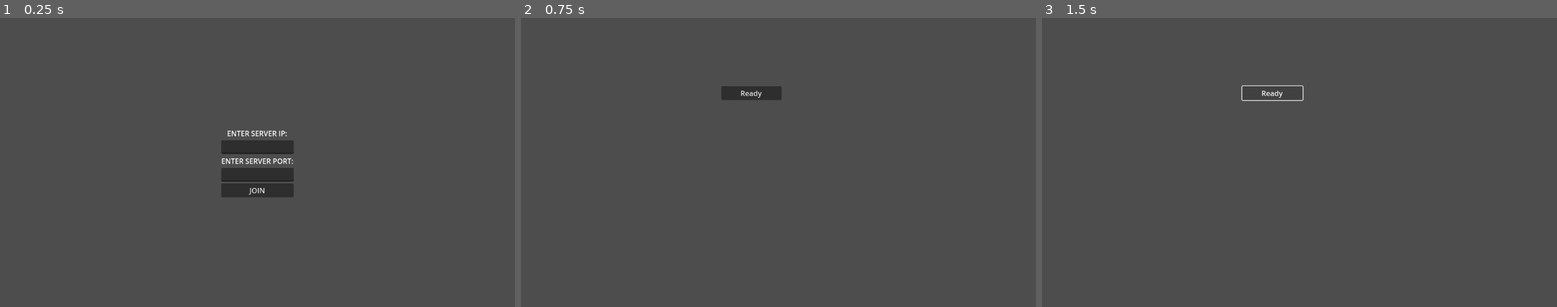
Above: before the commit, frames 1-3 (left to right).
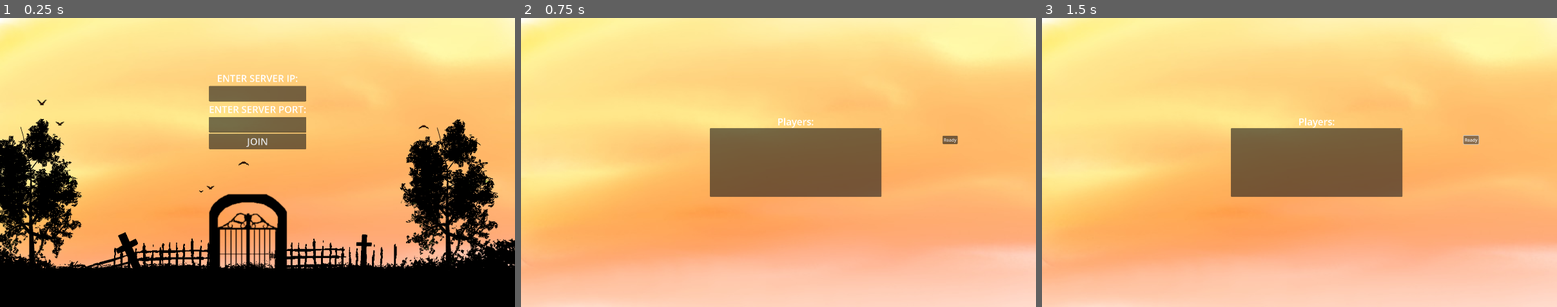
Above: after the commit, the same moments.

Repository: miikapalosaari/werewolfgame
Game: Godot game, scene res://scenes/MainMenu.tscn
Two runs of this game, one before a commit and one after it. Both use one fixed random seed, a clock stepped at 60 frames per second and the inputs below.
Inputs:
- Up to frame 1 (0.25 s): no input
- Up to frame 2 (0.75 s): click "JOIN" at 0.5 s
- Up to frame 3 (1.5 s): click "Ready" at 1.25 s

The runs differ from the first frame. In frame 1, 100% of the frame differs, in the area x 0-100%, y 0-100%; in frame 2, 100%; in frame 3, 100%.

Commit message:
Lisätty korttien taka- ja etupuolen kuvat sekä taustakuvat. Päivitetty käyttöliittymiä ja korjattu clientmanager ja lobby skriptit toimivasti päivittämään clienttien käyttöliittymät.

Diff:
--- a/project.godot
+++ b/project.godot
@@ -22,6 +22,11 @@
 GameManager="*res://scripts/GameManager.gd"
 ClientManager="*res://scripts/ClientManager.gd"
 
+[display]
+
+window/size/viewport_width=1920
+window/size/viewport_height=1080
+
 [rendering]
 
 renderer/rendering_method="gl_compatibility"
--- a/scenes/LobbyScene.tscn
+++ b/scenes/LobbyScene.tscn
@@ -1,27 +1,44 @@
-[gd_scene load_steps=2 format=3 uid="uid://bno6v5u83fy4k"]
+[gd_scene load_steps=3 format=3 uid="uid://bno6v5u83fy4k"]
 
 [ext_resource type="Script" path="res://scripts/Lobby.gd" id="1_o73ge"]
+[ext_resource type="Texture2D" uid="uid://cwenv1rny5qno" path="res://images/BackgroundColor.png" id="2_681bj"]
 
 [node name="LobbyScene" type="Control"]
 layout_mode = 3
-anchors_preset = 0
-offset_left = 515.0
-offset_top = 217.0
-offset_right = 515.0
-offset_bottom = 217.0
+anchors_preset = 8
+anchor_left = 0.5
+anchor_top = 0.5
+anchor_right = 0.5
+anchor_bottom = 0.5
+grow_horizontal = 2
+grow_vertical = 2
 script = ExtResource("1_o73ge")
 
-[node name="VBoxContainer" type="VBoxContainer" parent="."]
+[node name="Background" type="TextureRect" parent="."]
 layout_mode = 1
 anchors_preset = 8
 anchor_left = 0.5
 anchor_top = 0.5
 anchor_right = 0.5
 anchor_bottom = 0.5
-offset_left = -67.5
-offset_top = -64.0
-offset_right = 67.5
-offset_bottom = 64.0
+offset_left = -960.0
+offset_top = -540.0
+offset_right = 960.0
+offset_bottom = 540.0
+grow_horizontal = 2
+grow_vertical = 2
+texture = ExtResource("2_681bj")
+
+[node name="VBoxContainer" type="VBoxContainer" parent="."]
+layout_mode = 1
+anchors_preset = 14
+anchor_top = 0.5
+anchor_right = 1.0
+anchor_bottom = 0.5
+offset_left = 612.0
+offset_top = -100.0
+offset_right = 668.0
+offset_bottom = -69.0
 grow_horizontal = 2
 grow_vertical = 2
 size_flags_horizontal = 4
@@ -29,6 +46,60 @@
 
 [node name="ReadyButton" type="Button" parent="VBoxContainer"]
 layout_mode = 2
+size_flags_vertical = 4
 text = "Ready"
 
+[node name="Panel" type="Panel" parent="."]
+layout_mode = 1
+anchors_preset = 8
+anchor_left = 0.5
+anchor_top = 0.5
+anchor_right = 0.5
+anchor_bottom = 0.5
+offset_left = -256.0
+offset_top = -128.0
+offset_right = 384.0
+offset_bottom = 128.0
+grow_horizontal = 2
+grow_vertical = 2
+
+[node name="Label" type="Label" parent="Panel"]
+layout_mode = 1
+anchors_preset = 5
+anchor_left = 0.5
+anchor_right = 0.5
+offset_left = -68.0
+offset_top = -50.0
+offset_right = 68.0
+grow_horizontal = 2
+size_flags_horizontal = 4
+size_flags_vertical = 0
+theme_override_font_sizes/font_size = 36
+text = "Players:"
+horizontal_alignment = 1
+
+[node name="PlayersContainer" type="VBoxContainer" parent="Panel"]
+custom_minimum_size = Vector2(640, 256)
+layout_mode = 1
+anchors_preset = 8
+anchor_left = 0.5
+anchor_top = 0.5
+anchor_right = 0.5
+anchor_bottom = 0.5
+offset_left = -320.0
+offset_top = -128.0
+offset_right = 320.0
+offset_bottom = 128.0
+grow_horizontal = 2
+grow_vertical = 2
+
+[node name="ScrollContainer" type="ScrollContainer" parent="Panel/PlayersContainer"]
+clip_contents = false
+layout_mode = 2
+
+[node name="PlayerList" type="VBoxContainer" parent="Panel/PlayersContainer/ScrollContainer"]
+custom_minimum_size = Vector2(640, 196)
+layout_mode = 2
+size_flags_horizontal = 3
+
 [connection signal="pressed" from="VBoxContainer/ReadyButton" to="." method="_on_ready_button_pressed"]
--- a/scenes/MainMenu.tscn
+++ b/scenes/MainMenu.tscn
@@ -1,15 +1,35 @@
-[gd_scene load_steps=2 format=3 uid="uid://fmt5111t1dfe"]
+[gd_scene load_steps=3 format=3 uid="uid://fmt5111t1dfe"]
 
 [ext_resource type="Script" path="res://scripts/MainMenu.gd" id="1_5j1hx"]
+[ext_resource type="Texture2D" uid="uid://l8vjxvlllnl4" path="res://images/MenuBackground.png" id="2_6ycx0"]
 
 [node name="MainMenu" type="Control"]
 layout_mode = 3
-anchors_preset = 15
-anchor_right = 1.0
-anchor_bottom = 1.0
+anchors_preset = 8
+anchor_left = 0.5
+anchor_top = 0.5
+anchor_right = 0.5
+anchor_bottom = 0.5
 grow_horizontal = 2
 grow_vertical = 2
+size_flags_horizontal = 0
 script = ExtResource("1_5j1hx")
+
+[node name="MenuBackground" type="TextureRect" parent="."]
+z_index = -5
+layout_mode = 1
+anchors_preset = 8
+anchor_left = 0.5
+anchor_top = 0.5
+anchor_right = 0.5
+anchor_bottom = 0.5
+offset_left = -960.0
+offset_top = -540.0
+offset_right = 960.0
+offset_bottom = 540.0
+grow_horizontal = 2
+grow_vertical = 2
+texture = ExtResource("2_6ycx0")
 
 [node name="VBoxContainer" type="VBoxContainer" parent="."]
 layout_mode = 1
@@ -18,10 +38,10 @@
 anchor_top = 0.5
 anchor_right = 0.5
 anchor_bottom = 0.5
-offset_left = -67.5
-offset_top = -64.0
-offset_right = 67.5
-offset_bottom = 64.0
+offset_left = -181.5
+offset_top = -340.0
+offset_right = 181.5
+offset_bottom = -50.0
 grow_horizontal = 2
 grow_vertical = 2
 size_flags_horizontal = 4
@@ -29,22 +49,27 @@
 
 [node name="IPLabel" type="Label" parent="VBoxContainer"]
 layout_mode = 2
+theme_override_font_sizes/font_size = 36
 text = "ENTER SERVER IP:"
 horizontal_alignment = 1
 
 [node name="IPInput" type="LineEdit" parent="VBoxContainer"]
 layout_mode = 2
+theme_override_font_sizes/font_size = 36
 
 [node name="PortLabel" type="Label" parent="VBoxContainer"]
 layout_mode = 2
+theme_override_font_sizes/font_size = 36
 text = "ENTER SERVER PORT:"
 horizontal_alignment = 1
 
 [node name="PortInput" type="LineEdit" parent="VBoxContainer"]
 layout_mode = 2
+theme_override_font_sizes/font_size = 36
 
 [node name="JoinButton" type="Button" parent="VBoxContainer"]
 layout_mode = 2
+theme_override_font_sizes/font_size = 36
 text = "JOIN"
 
 [connection signal="pressed" from="VBoxContainer/JoinButton" to="." method="_on_join_button_pressed"]
--- a/scripts/ClientManager.gd
+++ b/scripts/ClientManager.gd
@@ -1,14 +1,14 @@
 extends Node
 
-var localGameState: Dictionary = {}
+var localState: Dictionary = {}
 
 # Called when the server sends a full or partial game state update
 @rpc("authority", "call_remote")
-func updateState(newGameState: Dictionary):
-	print("ClientManager: Received new game state")
-	localGameState = newGameState
+func updateState(newState: Dictionary):
+	print("ClientManager: Received new state")
+	localState = newState
 
 	# Forward to the active scene if it has a handler
 	var scene = get_tree().current_scene
-	if scene and scene.has_method("applyGameState"):
-		scene.applyGameState(newGameState)
+	if scene and scene.has_method("applyState"):
+		scene.applyState(newState)
--- a/scripts/GameManager.gd
+++ b/scripts/GameManager.gd
@@ -1,11 +1,22 @@
 extends Node
 
-var playersReady: Dictionary = {}
-var serverGameState: Dictionary = {}
+var serverGameState: Dictionary = {
+	"players": {},
+	"roles": {},
+	"phase": "lobby",
+	"round": 0
+}
+
+var lobbyState: Dictionary = {
+	"players": {},
+	"leader": null
+}
 
 func _ready() -> void:
 	if not OS.has_feature("dedicated_server"):
 		return
+	multiplayer.peer_connected.connect(playerConnected)
+	multiplayer.peer_disconnected.connect(playerDisconnected)
 	print("GameManager loaded")
 
 	RolesManager.loadAllRoles()
@@ -15,24 +26,61 @@
 		var role = RolesManager.roles[key]
 		print("ID:", role["id"])
 
+# RPC : Client requests full state
 @rpc("any_peer")
 func requestFullState():
 	var peerID = multiplayer.get_remote_sender_id()
-	ClientManager.rpc_id(peerID, "updateState", serverGameState)
+	if serverGameState["phase"] == "lobby":
+		ClientManager.rpc_id(peerID, "updateState", lobbyState)
+	else:
+		ClientManager.rpc_id(peerID, "updateState", serverGameState)
 
+# RPC : Client presses ready button
 @rpc("any_peer", "call_remote")
 func playerReady():
 	var peerID = multiplayer.get_remote_sender_id()
-	playersReady[peerID] = true
+	lobbyState["players"][peerID]["ready"] = true
 	print("Player ready:", peerID)
+	broadcastLobbyState()
 	checkIfAllReady()
 
+# RPC : Start game for clients
 @rpc("any_peer")
 func startGame():
 	if not OS.has_feature("dedicated_server"):
 		get_tree().change_scene_to_file("res://scenes/MainScene.tscn")
 
+
+func playerConnected(id) -> void:
+	lobbyState["players"][id] = {
+		"name": str(id),
+		"ready": false
+	}
+
+	if lobbyState["leader"] == null:
+		lobbyState["leader"] = id
+
+	broadcastLobbyState()
+
+func playerDisconnected(id) -> void:
+	lobbyState["players"].erase(id)
+
+	if lobbyState["leader"] == id:
+		var peers = multiplayer.get_peers()
+		if peers.size() > 0:
+			lobbyState["leader"] = peers[0]
+		else:
+			lobbyState["leader"] = null
+	broadcastLobbyState()
+
 func checkIfAllReady():
-	if playersReady.size() == multiplayer.get_peers().size():
-		print("All players ready, starting game")
-		rpc("startGame")
+	for id in lobbyState["players"].keys():
+		if not lobbyState["players"][id]["ready"]:
+			return
+	print("All players ready, starting game")
+	rpc("startGame")
+
+
+func broadcastLobbyState():
+	for peerID in multiplayer.get_peers():
+		ClientManager.rpc_id(peerID, "updateState", lobbyState)
--- a/scripts/Lobby.gd
+++ b/scripts/Lobby.gd
@@ -1,4 +1,36 @@
 extends Control
+
+@onready var playerList = $Panel/PlayersContainer/ScrollContainer/PlayerList
+
+func applyState(state: Dictionary):
+	print("Lobby: applyState")
+#
+	if not state.has("players"):
+		return
+	updatePlayerList(state["players"], state.get("leader"))
+
+func updatePlayerList(players: Dictionary, leader_id):
+	# Clear old labels
+	for child in playerList.get_children():
+		child.queue_free()
+
+	# Add a simple label for each player
+	for id in players.keys():
+		var data = players[id]
+		var label = Label.new()
+		label.size_flags_horizontal = Control.SIZE_EXPAND_FILL
+		label.horizontal_alignment = HORIZONTAL_ALIGNMENT_CENTER
+		label.add_theme_font_size_override("font_size", 36)
+		var ready_text = "Not Ready"
+		if data["ready"]:
+			ready_text = "Ready"
+
+		var leader_text = ""
+		if id == leader_id:
+			leader_text = " (Leader)"
+
+		label.text = data["name"] + " - " + ready_text + leader_text
+		playerList.add_child(label)
 
 func _on_ready_button_pressed() -> void:
 	GameManager.rpc_id(1, "playerReady")
--- a/scripts/MainScene.gd
+++ b/scripts/MainScene.gd
@@ -4,5 +4,6 @@
 	print("Client: MainScene loaded, requesting game state...")
 	GameManager.rpc_id(1, "requestFullState")
 
-func applyGameState(newGameState):
+func applyState(newGameState):
+	print("MainScene: applyState")
 	print("Applying game state:", newGameState)
Binary file added: images/BackgroundColor.png
Not shown, added: images/BackgroundColor.png.import
Binary file added: images/CardBackside.png
Not shown, added: images/CardBackside.png.import
Binary file added: images/CardFrontside.png
Not shown, added: images/CardFrontside.png.import
Binary file added: images/MenuBackground.png
Not shown, added: images/MenuBackground.png.import
